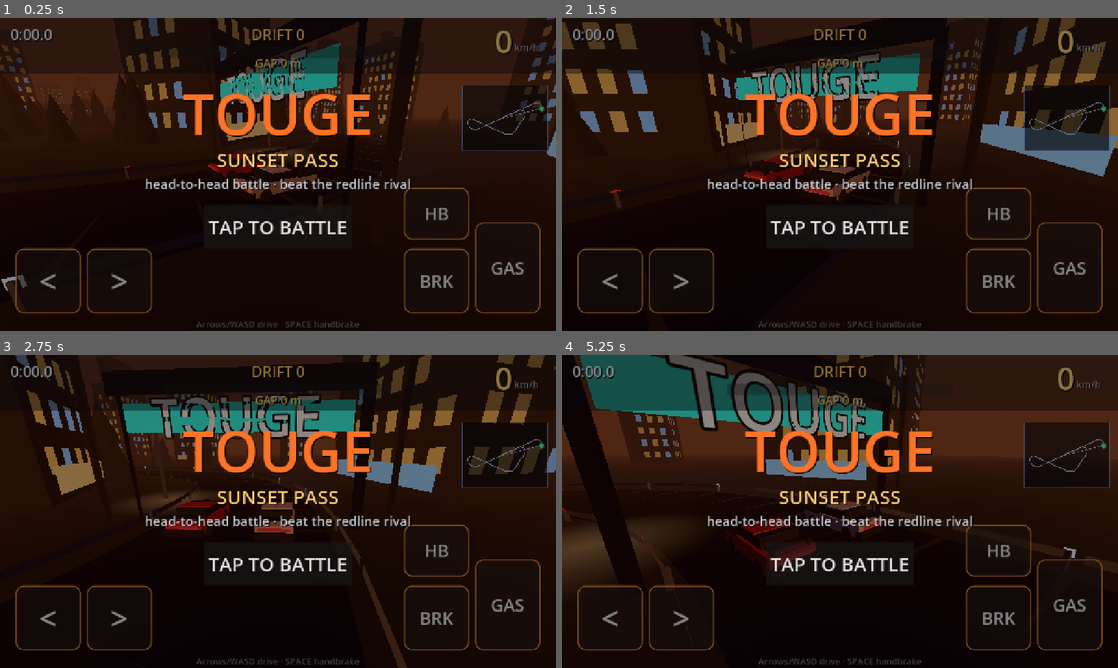
Above: before the commit, frames 1-4 (two rows, left to right).
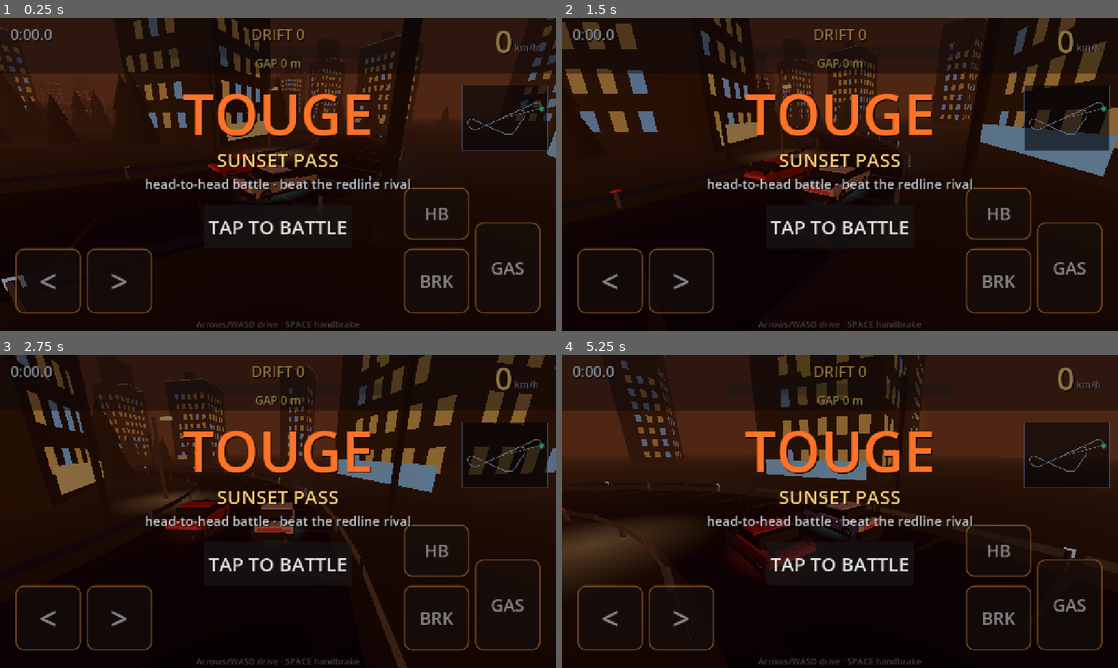
Above: after the commit, the same moments.

Repository: Thefreatbandz/touge
Game: Godot game, scene res://scenes/main.tscn
The game is run twice, just before and just after one commit, with the same random seed, the same clock (stepped at 60 frames per second) and the same inputs.
Inputs:
- Up to frame 1 (0.25 s): no input
- Up to frame 2 (1.5 s): hold Right 0.53-1.28 s; tap Space at 0.77 s; hold Down from 1.28 s (still down)
- Up to frame 3 (2.75 s): tap Space at 1.52 s; release Down at 2.03 s; hold Right from 2.03 s (still down)
- Up to frame 4 (5.25 s): release Right at 2.78 s; hold Up 2.78-3.53 s; tap Space at 3.02, 3.77, 4.52 s; hold Left 3.53-5.03 s; hold Down from 5.03 s (still down)

The runs differ from the first frame. In frame 1, 3.6% of the frame differs, in the area x 12-77%, y 0-59%; in frame 2, 5.5%; in frame 3, 6.5%; in frame 4, 11%, in the area x 0-59%, y 0-70%.

Commit message:
TOUGE: HARDER visuals - skidmarks, underglow, car detail, sparks, rumble strips, roof lights, sun halo, clouds; start gate behind cars

Diff:
--- a/scripts/car.gd
+++ b/scripts/car.gd
@@ -21,6 +21,13 @@
 var drift_score := 0.0
 var active := false           # false during countdown/title
 var body_color := Color(0.92, 0.92, 0.94)  # set before setup() for rival paint
+var glow_color := Color(0.25, 0.9, 1.0)    # underglow tint (rival: red)
+
+const TRAIL_MAX := 220
+var _trail_pts: Array = []  # [Vector3 left, Vector3 right]
+var _trail_mi: MeshInstance3D
+var _trail_mat: StandardMaterial3D
+var _trail_fade := 0.0
 
 var _body: Node3D
 var _wheels: Array[Node3D] = []
@@ -44,6 +51,8 @@
 	drifting = false
 	rotation.y = yaw
 	_build_mesh()
+	_build_trail()
+	_build_underglow()
 
 func drive(dt: float, steer: float, throttle: float, brake: float, handbrake: bool) -> void:
 	if not active:
@@ -119,6 +128,7 @@
 	drifting = spd > 9.0 and (handbrake or slip_deg > 13.0)
 	if drifting:
 		drift_score += spd * slip_deg * dt * 0.9
+	_update_trail(dt)
 
 	# --- visuals ---
 	rotation.y = yaw
@@ -221,3 +231,131 @@
 	beam.spot_angle = 32.0
 	beam.shadow_enabled = false
 	_body.add_child(beam)
+	# --- detail pass: rims, mirrors, skirts, lip, exhaust ---
+	var rim_c := Color(0.75, 0.77, 0.80)
+	for pivot in _wheels:
+		var rim := MeshInstance3D.new()
+		var rm := CylinderMesh.new()
+		rm.top_radius = 0.19
+		rm.bottom_radius = 0.19
+		rm.height = 0.28
+		rim.mesh = rm
+		var rmat := StandardMaterial3D.new()
+		rmat.albedo_color = rim_c
+		rmat.metallic = 0.7
+		rmat.roughness = 0.35
+		rim.material_override = rmat
+		rim.rotation.z = PI / 2.0
+		pivot.add_child(rim)
+	# side mirrors
+	_box(_body, Vector3(0.16, 0.10, 0.12), Vector3(-0.92, 1.18, -0.55), black)
+	_box(_body, Vector3(0.16, 0.10, 0.12), Vector3(0.92, 1.18, -0.55), black)
+	# side skirts
+	_box(_body, Vector3(0.10, 0.16, 2.9), Vector3(-0.93, 0.32, 0.1), black)
+	_box(_body, Vector3(0.10, 0.16, 2.9), Vector3(0.93, 0.32, 0.1), black)
+	# front lip
+	_box(_body, Vector3(1.86, 0.12, 0.30), Vector3(0, 0.22, -2.20), black)
+	# exhaust tip
+	var ex := MeshInstance3D.new()
+	var em := CylinderMesh.new()
+	em.top_radius = 0.07
+	em.bottom_radius = 0.07
+	em.height = 0.22
+	ex.mesh = em
+	var exmat := StandardMaterial3D.new()
+	exmat.albedo_color = Color(0.6, 0.62, 0.65)
+	exmat.metallic = 0.8
+	exmat.roughness = 0.3
+	ex.material_override = exmat
+	ex.rotation.x = PI / 2.0
+	ex.position = Vector3(0.55, 0.30, 2.28)
+	_body.add_child(ex)
+
+func _build_trail() -> void:
+	if _trail_mi:
+		_trail_mi.queue_free()
+	_trail_pts.clear()
+	_trail_fade = 1.0
+	_trail_mat = StandardMaterial3D.new()
+	_trail_mat.transparency = BaseMaterial3D.TRANSPARENCY_ALPHA
+	_trail_mat.shading_mode = BaseMaterial3D.SHADING_MODE_UNSHADED
+	_trail_mat.vertex_color_use_as_albedo = true
+	_trail_mat.cull_mode = BaseMaterial3D.CULL_DISABLED
+	_trail_mi = MeshInstance3D.new()
+	_trail_mi.material_override = _trail_mat
+	_trail_mi.cast_shadow = GeometryInstance3D.SHADOW_CASTING_SETTING_OFF
+	get_parent().add_child(_trail_mi)
+
+func _update_trail(dt: float) -> void:
+	if not _trail_mi:
+		return
+	if drifting and f_speed > 8.0:
+		var f := fwd()
+		var side := Vector3(-f.z, 0.0, f.x)
+		var rear := global_position - f * 1.35 + Vector3(0, 0.04, 0)
+		_trail_pts.append([rear - side * 0.80, rear + side * 0.80])
+		if _trail_pts.size() > TRAIL_MAX:
+			_trail_pts.pop_front()
+		_trail_fade = 0.0
+		_rebuild_trail()
+	else:
+		if _trail_fade < 1.0:
+			_trail_fade = minf(1.0, _trail_fade + dt * 0.25)
+			_trail_mi.transparency = _trail_fade
+
+func _rebuild_trail() -> void:
+	var n := _trail_pts.size()
+	if n < 2:
+		return
+	var verts := PackedVector3Array()
+	var cols := PackedColorArray()
+	var idx := PackedInt32Array()
+	for i in range(n):
+		var pair: Array = _trail_pts[i]
+		var l: Vector3 = pair[0]
+		var r: Vector3 = pair[1]
+		verts.append(l)
+		verts.append(r)
+		# older segments fade out
+		var a := 0.75 * float(i) / float(n)
+		cols.append(Color(0.02, 0.02, 0.025, a))
+		cols.append(Color(0.02, 0.02, 0.025, a))
+		if i > 0:
+			var b := (i - 1) * 2
+			idx.append_array([b, b + 1, b + 2, b + 1, b + 3, b + 2])
+	var arr := []
+	arr.resize(Mesh.ARRAY_MAX)
+	arr[Mesh.ARRAY_VERTEX] = verts
+	arr[Mesh.ARRAY_COLOR] = cols
+	arr[Mesh.ARRAY_INDEX] = idx
+	var mesh := ArrayMesh.new()
+	mesh.add_surface_from_arrays(Mesh.PRIMITIVE_TRIANGLES, arr)
+	_trail_mi.mesh = mesh
+	_trail_mi.transparency = 0.0
+
+func _build_underglow() -> void:
+	var grad := Gradient.new()
+	grad.offsets = PackedFloat32Array([0.0, 1.0])
+	var gc := glow_color
+	grad.colors = PackedColorArray([Color(gc.r, gc.g, gc.b, 0.55), Color(gc.r, gc.g, gc.b, 0.0)])
+	var gtex := GradientTexture2D.new()
+	gtex.gradient = grad
+	gtex.width = 64
+	gtex.height = 64
+	gtex.fill = GradientTexture2D.FILL_RADIAL
+	gtex.fill_from = Vector2(0.5, 0.5)
+	gtex.fill_to = Vector2(1.0, 0.5)
+	var mat := StandardMaterial3D.new()
+	mat.shading_mode = BaseMaterial3D.SHADING_MODE_UNSHADED
+	mat.transparency = BaseMaterial3D.TRANSPARENCY_ALPHA
+	mat.blend_mode = BaseMaterial3D.BLEND_MODE_ADD
+	mat.albedo_texture = gtex
+	var quad := MeshInstance3D.new()
+	var qm := QuadMesh.new()
+	qm.size = Vector2(3.4, 5.6)
+	quad.mesh = qm
+	quad.material_override = mat
+	quad.rotation.x = -PI / 2.0
+	quad.position = Vector3(0, 0.10, 0)
+	quad.cast_shadow = GeometryInstance3D.SHADOW_CASTING_SETTING_OFF
+	add_child(quad)  # child of car (not _body) so it stays flat
--- a/scripts/main.gd
+++ b/scripts/main.gd
@@ -23,6 +23,7 @@
 var _best := 0.0
 var _title_orbit := 0.0
 var _go_t := 0.0
+var _sparks: CPUParticles3D
 var _player_done := false
 var _rival_done := false
 var _player_time := 0.0
@@ -87,6 +88,7 @@
 	var side: Vector3 = _track.sides[int(pose[2])]
 	_car.setup(_track, int(pose[2]), pose[0] + side * 2.2, float(pose[1]))
 	_rival.body_color = Color(0.85, 0.12, 0.10)
+	_rival.glow_color = Color(1.0, 0.15, 0.10)
 	_rival.setup(_track, int(pose[2]), pose[0] - side * 2.2, float(pose[1]))
 	_car.connect("scraped", _on_scrape)
 	if not _hud:
@@ -126,6 +128,27 @@
 	_smoke.position = Vector3(0, 0.35, 1.6)
 	_smoke.emitting = false
 	_car.add_child(_smoke)
+	_build_sparks()
+
+func _build_sparks() -> void:
+	_sparks = CPUParticles3D.new()
+	_sparks.amount = 24
+	_sparks.lifetime = 0.5
+	_sparks.one_shot = true
+	_sparks.explosiveness = 0.9
+	_sparks.emission_shape = CPUParticles3D.EMISSION_SHAPE_SPHERE
+	_sparks.emission_sphere_radius = 0.4
+	_sparks.direction = Vector3(0, 1, 0)
+	_sparks.spread = 60.0
+	_sparks.initial_velocity_min = 4.0
+	_sparks.initial_velocity_max = 10.0
+	_sparks.gravity = Vector3(0, -14.0, 0)
+	_sparks.scale_amount_min = 0.06
+	_sparks.scale_amount_max = 0.14
+	_sparks.color = Color(1.0, 0.75, 0.25)
+	_sparks.position = Vector3(0, 0.5, 0)
+	_sparks.emitting = false
+	_car.add_child(_sparks)
 
 func _build_rival_smoke() -> void:
 	_rival_smoke = CPUParticles3D.new()
@@ -159,6 +182,8 @@
 
 func _on_scrape() -> void:
 	Sfx.scrape()
+	if _sparks:
+		_sparks.restart()
 
 func _process(dt: float) -> void:
 	match _state:
--- a/scripts/track.gd
+++ b/scripts/track.gd
@@ -151,6 +151,14 @@
 			var dc := Color(0.5, 0.44, 0.22)
 			_quad(p - s * 0.12 + up * 0.02, p + s * 0.12 + up * 0.02,
 				q - s * 0.12 + up * 0.02, q + s * 0.12 + up * 0.02, dc, up)
+		# rumble strips: alternating red/white blocks at both edges
+		var rum := Color(0.75, 0.12, 0.10) if (i / 2) % 2 == 0 else Color(0.80, 0.80, 0.82)
+		var r0 := 3.85
+		var r1 := 4.40
+		_quad(p - s * r1 + up * 0.025, p - s * r0 + up * 0.025,
+			q - s * r1 + up * 0.025, q - s * r0 + up * 0.025, rum, up)
+		_quad(p + s * r0 + up * 0.025, p + s * r1 + up * 0.025,
+			q + s * r0 + up * 0.025, q + s * r1 + up * 0.025, rum, up)
 		# guardrail bands (vertical ribbons, both sides)
 		var g := ROAD_HALF + 0.45
 		var rc := Color(0.30, 0.33, 0.37)
@@ -268,9 +276,10 @@
 	_build_light_pools()
 	_build_rail_markers()
 	_build_sky_extras(rng)
+	_build_clouds(rng)
 
 func _build_gates() -> void:
-	for g in [[start_idx, Color(0.2, 1.0, 0.9)], [finish_idx, Color(1.0, 0.75, 0.2)]]:
+	for g in [[start_idx - 14, Color(0.2, 1.0, 0.9)], [finish_idx, Color(1.0, 0.75, 0.2)]]:
 		var i: int = g[0]
 		var tint: Color = g[1]
 		var gate := Node3D.new()
@@ -294,7 +303,7 @@
 		var q1 := p + s * 5.9 + Vector3(0, 5.2, 0)
 		_quad(q0, q1, q0 + Vector3(0, 1.4, 0), q1 + Vector3(0, 1.4, 0), tint, tangents[i])
 		_finish(gate, _mat_emit)
-		if int(g[0]) == start_idx:
+		if int(g[0]) == start_idx - 14:
 			var lab := Label3D.new()
 			lab.text = "TOUGE"
 			lab.font_size = 128
@@ -482,6 +491,28 @@
 			var fw := d * 0.5 - 1.5
 			_quad(fc - tang * fw + up * 0.7, fc + tang * fw + up * 0.7,
 				fc - tang * fw + up * 3.1, fc + tang * fw + up * 3.1, shop_col, nrm)
+	# rooftop edge lighting: thin glowing perimeter on every block
+	for pb in placed:
+		var bp: Vector3 = pb[0]
+		var w: float = pb[2]
+		var h: float = pb[3]
+		var d: float = pb[4]
+		var yaw: float = pb[5]
+		var rx := _rot_y(Vector3.RIGHT, yaw)
+		var fz := _rot_y(Vector3.FORWARD, yaw)
+		var edge_col := Color(1.0, 0.72, 0.38)
+		var ey := h + 0.15
+		var t := 0.14
+		# 4 edges of the roof rectangle
+		for e in [[rx, fz, w, d], [-rx, fz, w, d], [fz, rx, d, w], [-fz, rx, d, w]]:
+			var nrm: Vector3 = e[0]
+			var tang: Vector3 = e[1]
+			var half: float = e[2] * 0.5
+			var off: float = e[3] * 0.5
+			var c := bp + nrm * off + Vector3(0, ey, 0)
+			_quad(c - tang * half - Vector3(0, t, 0), c + tang * half - Vector3(0, t, 0),
+				c - tang * half + Vector3(0, t, 0), c + tang * half + Vector3(0, t, 0),
+				edge_col, nrm)
 	_finish(self, _mat_emit)
 
 func _build_billboards(rng: RandomNumberGenerator) -> void:
@@ -600,6 +631,32 @@
 	sun.material_override = sun_mat
 	sun.position = c + Vector3(420, 70, -480)
 	add_child(sun)
+	# additive halo around the sun
+	var grad := Gradient.new()
+	grad.offsets = PackedFloat32Array([0.0, 1.0])
+	grad.colors = PackedColorArray([
+		Color(1.0, 0.55, 0.20, 0.55), Color(1.0, 0.45, 0.15, 0.0)])
+	var gtex := GradientTexture2D.new()
+	gtex.gradient = grad
+	gtex.width = 128
+	gtex.height = 128
+	gtex.fill = GradientTexture2D.FILL_RADIAL
+	gtex.fill_from = Vector2(0.5, 0.5)
+	gtex.fill_to = Vector2(1.0, 0.5)
+	var halo_mat := StandardMaterial3D.new()
+	halo_mat.shading_mode = BaseMaterial3D.SHADING_MODE_UNSHADED
+	halo_mat.transparency = BaseMaterial3D.TRANSPARENCY_ALPHA
+	halo_mat.blend_mode = BaseMaterial3D.BLEND_MODE_ADD
+	halo_mat.albedo_texture = gtex
+	halo_mat.billboard_mode = BaseMaterial3D.BILLBOARD_ENABLED
+	halo_mat.disable_fog = true
+	var halo := MeshInstance3D.new()
+	var hqm := QuadMesh.new()
+	hqm.size = Vector2(260, 260)
+	halo.mesh = hqm
+	halo.material_override = halo_mat
+	halo.position = c + Vector3(420, 70, -480)
+	add_child(halo)
 	# faint early stars, fog-exempt
 	var star_mesh := BoxMesh.new()
 	star_mesh.size = Vector3(1.2, 1.2, 1.2)
@@ -757,6 +814,27 @@
 				Color(0.70, 0.73, 0.78), up)
 	_finish(self, _mat_flat)
 
+func _build_clouds(rng: RandomNumberGenerator) -> void:
+	# chunky PS1 clouds, warm-lit
+	var c := (points[0] + points[COUNT / 2]) * 0.5
+	var cloud_mat := StandardMaterial3D.new()
+	cloud_mat.albedo_color = Color(0.85, 0.55, 0.45)
+	cloud_mat.roughness = 1.0
+	_begin()
+	for ci in range(10):
+		var ang := rng.randf_range(0.0, TAU)
+		var rad := rng.randf_range(380.0, 620.0)
+		var base := c + Vector3(cos(ang) * rad, rng.randf_range(150.0, 260.0), sin(ang) * rad)
+		var yaw := rng.randf_range(0.0, TAU)
+		var puffs := rng.randi_range(3, 5)
+		for pi in range(puffs):
+			var off := Vector3(rng.randf_range(-22.0, 22.0), rng.randf_range(-4.0, 4.0),
+				rng.randf_range(-10.0, 10.0))
+			var sz := Vector3(rng.randf_range(18.0, 34.0), rng.randf_range(7.0, 12.0),
+				rng.randf_range(10.0, 16.0))
+			_box_at(base + _rot_y(off, yaw), sz, yaw, Color(0.85, 0.55, 0.45))
+	_finish(self, cloud_mat)
+
 # --- queries ----------------------------------------------------------------
 
 func query(pos: Vector3, hint: int) -> Vector3:
Not shown, changed: build/web/index.html
Not shown, changed: build/web/index.pck
Not shown, changed: docs/index.html
Not shown, changed: docs/touge.html
Not shown, changed: docs/touge.pck
